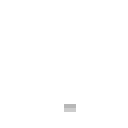
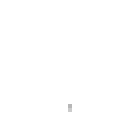
Layered file, before and after one edit (128px x 128px). Changes by layer:
painted on "Layer 3" over [64, 104, 76, 112]
